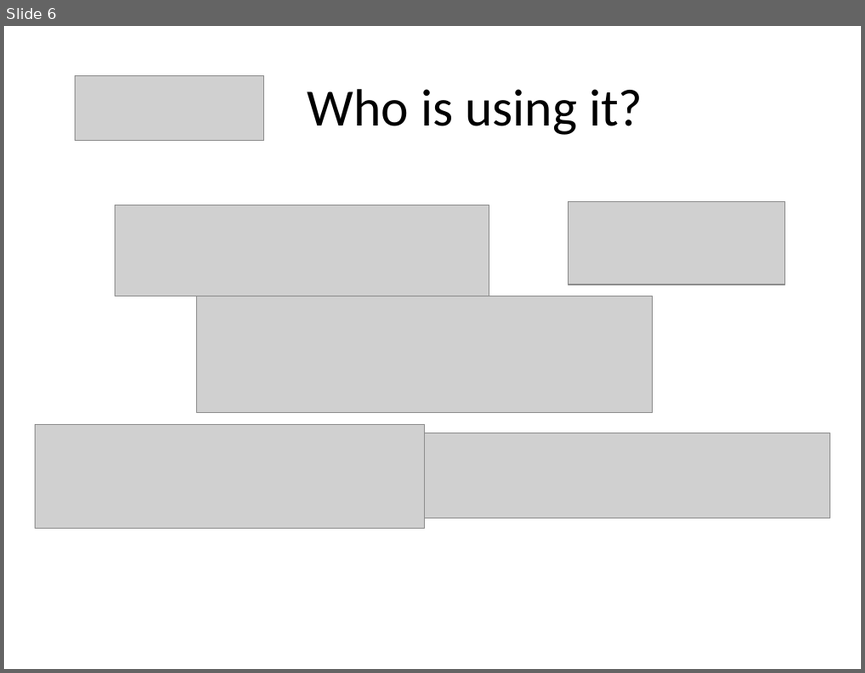
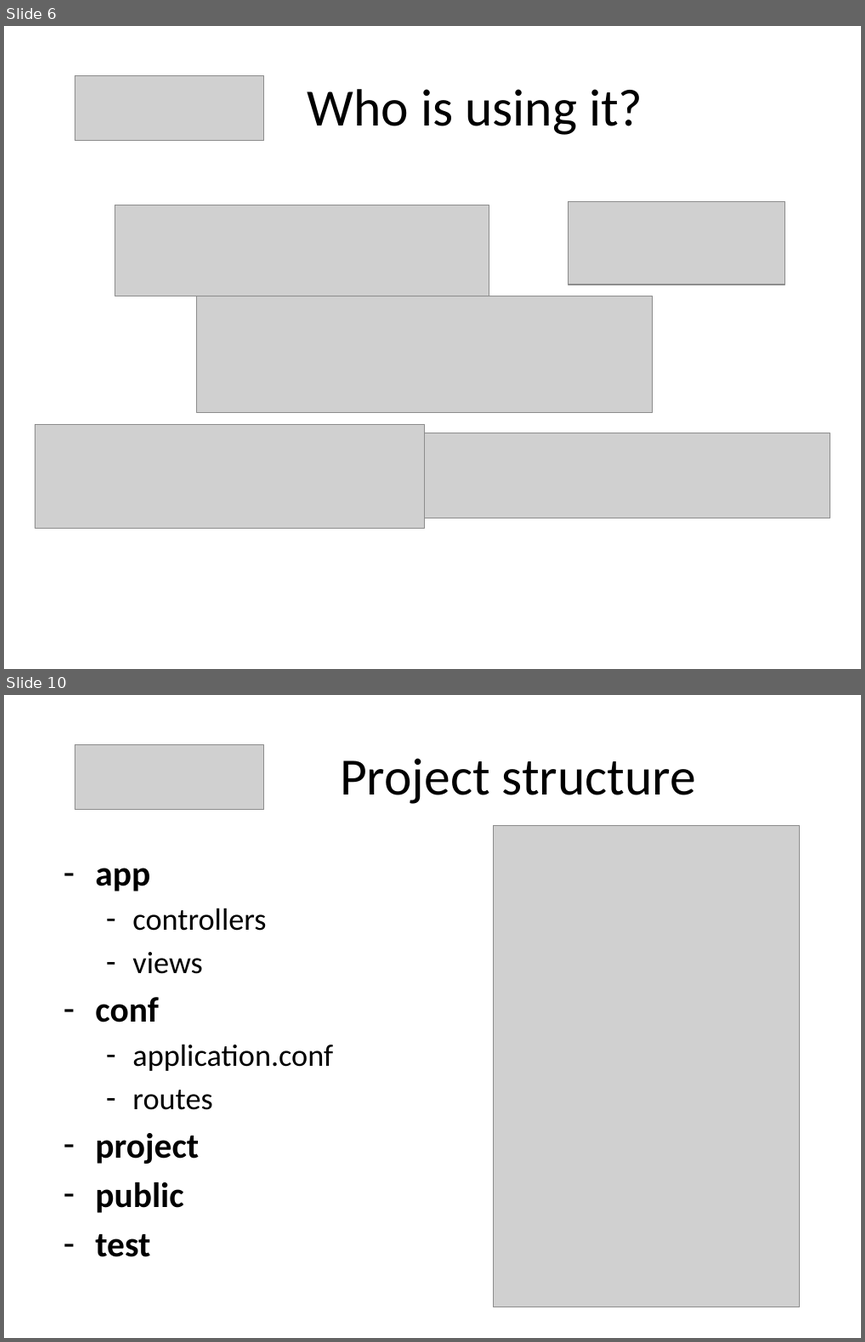
Before and after one commit to martadoberschuetz/dev_training, a slide deck: Play take 2.pptx. Shown one above the other, each under a label of ours: slide 6 before the commit, slides 6 and 10 after it; the slides between them are not shown. The pictures are 865x673 and 865x1342 pixels, drawn with LibreOffice and Linux fonts; fonts in the diff are those of the drawing; grey boxes stand for pictures. Boxes give left, top, right and bottom in pixels: in the first picture for what was removed or moved away, otherwise in the second. Text is boxed around its words. In the diff, an @@ line names an element or a change of style, - is before the commit and + after.

Commit message:
002 Project structure

```diff
--- a/Play take 2.pptx
+++ b/Play take 2.pptx
@@ slide 10 added at (4,695,861,1338), background #FFFFFF @@
@@ picture added at (75,744,263,809) @@
@@ title added at (340,758,696,804), 44 pt, text #000000 @@
+Project structure
@@ picture added at (494,825,799,1306) @@
@@ text added at (95,868,333,1257), 25.9 pt, text #000000 @@
+– app
+  – controllers
+  – views
+– conf
+  – application.conf
+  – routes
+– project
+– public
+– test
```
Also in this commit, not shown: 2 slides changed, 3 other slides added, 1 slide removed.
